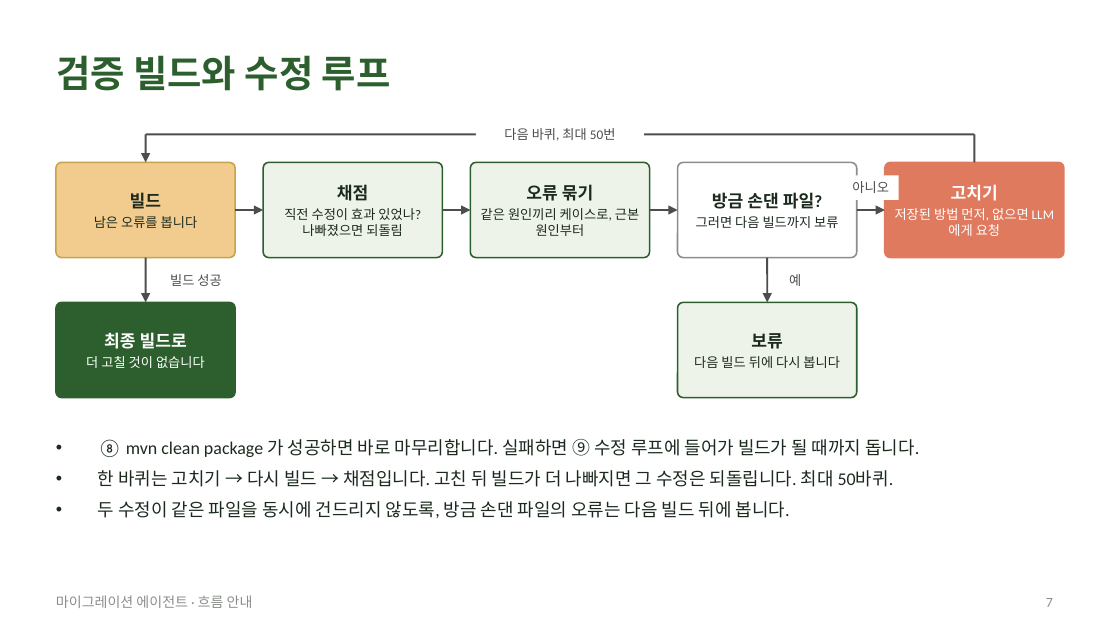
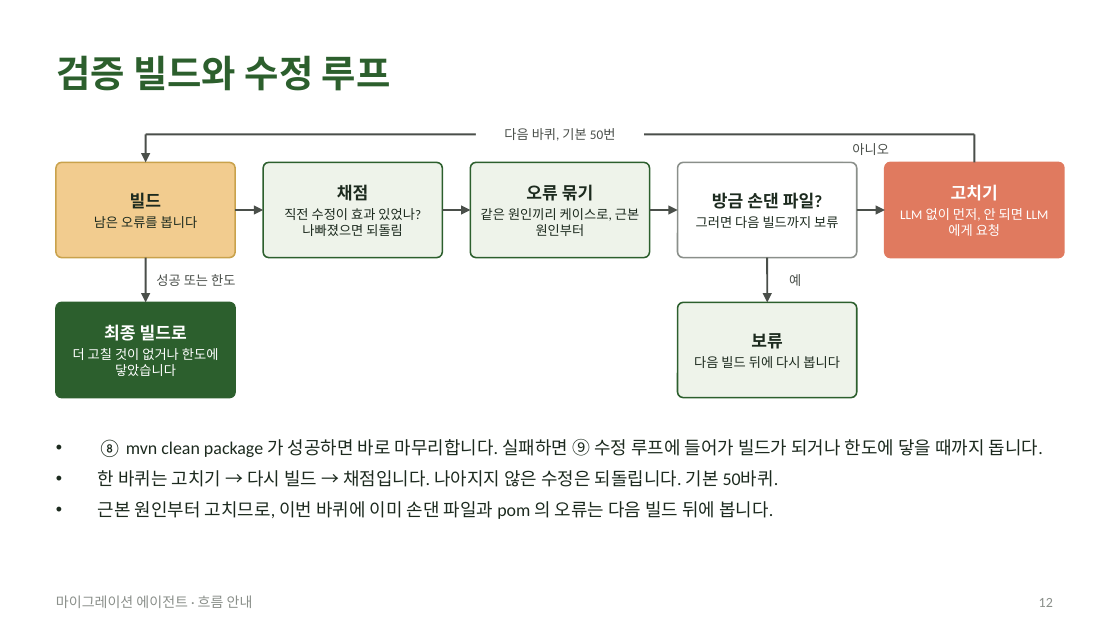
Before and after one commit to acandiatale/tutu, a slide deck: slide 12 of docs/migration-agent/migration-agent.pptx (slide 7 before the commit). Drawn at 1120x630 pixels with LibreOffice and Linux fonts; fonts in the diff are those of the drawing. Boxes give left, top, right and bottom in pixels: in the first picture for what was removed or moved away, otherwise in the second. Text is boxed around its words. In the diff, an @@ line names an element or a change of style, - is before the commit and + after.

```diff
--- a/docs/migration-agent/migration-agent.pptx
+++ b/docs/migration-agent/migration-agent.pptx
@@ text at [504, 128, 616, 141]: text changed @@
-다음 바퀴, 최대 50번
+다음 바퀴, 기본 50번
@@ rectangle "아니오": place and size @@
-rectangle "아니오" at [843, 175, 899, 199]
+rectangle "아니오" at [843, 137, 899, 161]
@@ text in rounded rectangle at [900, 208, 1048, 236]: text changed @@
-저장된 방법 먼저, 없으면 LLM 에게 요청
+LLM 없이 먼저, 안 되면 LLM 에게 요청
@@ text at [156, 274, 235, 286]: text changed @@
-빌드 성공
+성공 또는 한도
@@ text in rounded rectangle at [73, 348, 219, 376]: text changed @@
-더 고칠 것이 없습니다
+더 고칠 것이 없거나 한도에 닿았습니다
@@ text at [98, 439, 1043, 519]: text changed @@
-• ⑧ mvn clean package 가 성공하면 바로 마무리합니다. 실패하면 ⑨ 수정 루프에 들어가 빌드가 될 때까지 돕니다.
-• 한 바퀴는 고치기 → 다시 빌드 → 채점입니다. 고친 뒤 빌드가 더 나빠지면 그 수정은 되돌립니다. 최대 50바퀴.
-• 두 수정이 같은 파일을 동시에 건드리지 않도록, 방금 손댄 파일의 오류는 다음 빌드 뒤에 봅니다.
+• ⑧ mvn clean package 가 성공하면 바로 마무리합니다. 실패하면 ⑨ 수정 루프에 들어가 빌드가 되거나 한도에 닿을 때까지 돕니다.
+• 한 바퀴는 고치기 → 다시 빌드 → 채점입니다. 나아지지 않은 수정은 되돌립니다. 기본 50바퀴.
+• 근본 원인부터 고치므로, 이번 바퀴에 이미 손댄 파일과 pom 의 오류는 다음 빌드 뒤에 봅니다.
@@ page number at [1039, 598, 1053, 607]: text changed @@
-7
+12
```
Also in this commit, not shown: 5 other slides changed, 9 slides added, 3 slides removed, 11 other files.
